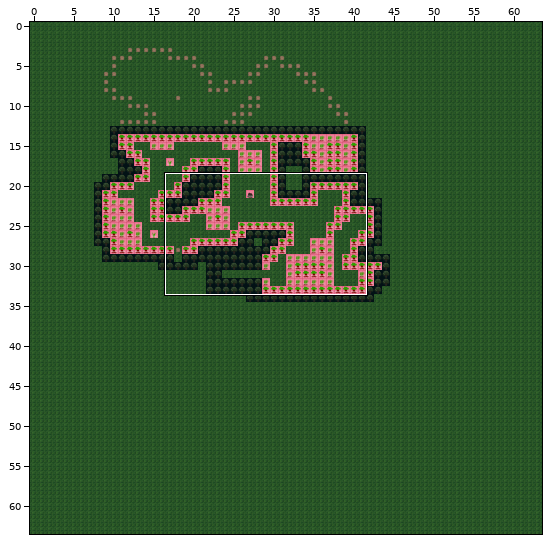
Tiled map -- assets/tiled/mapForest2.tmx. The first picture is a wide view before the edit; the outline marks the close-up.
Close-up. Earlier state:
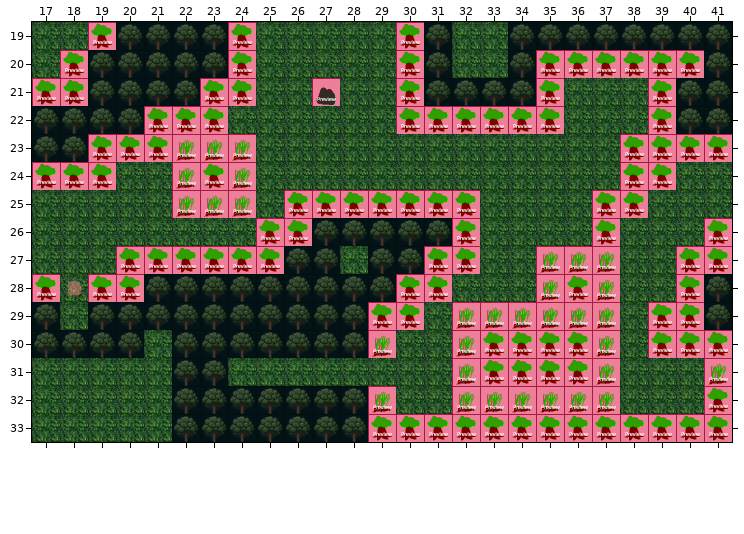
Cells are 64x64 px. Shown: x 17..41, y 19..33. The commit also changed other parts of the map, which this record leaves out.
The same view after the edit:
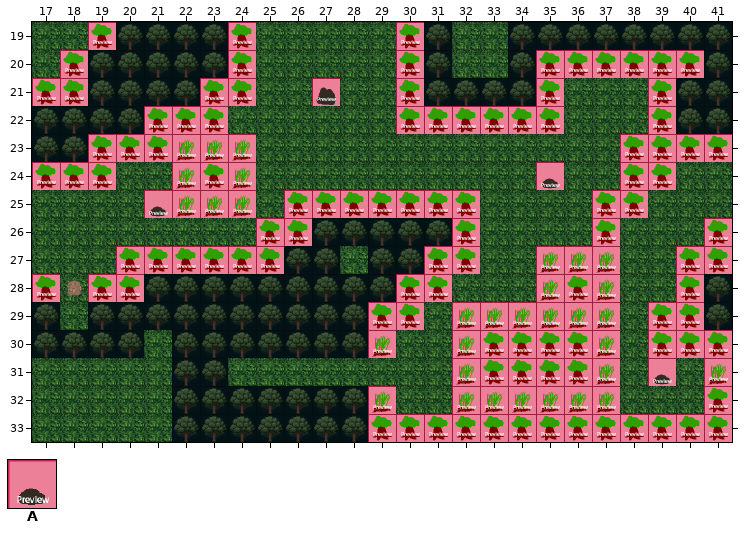
Key: from "tileset": A 42.
_ is an empty cell.
Edits made:
Layer "walls":
There is now tile A in row 24 at x 35; in row 25 at x 21; in row 31 at x 39.
Pixel boxes of the changes (left, top, right, bottom) in both close-ups:
added: (536, 162, 564, 190)
added: (144, 190, 172, 218)
added: (648, 358, 676, 386)
